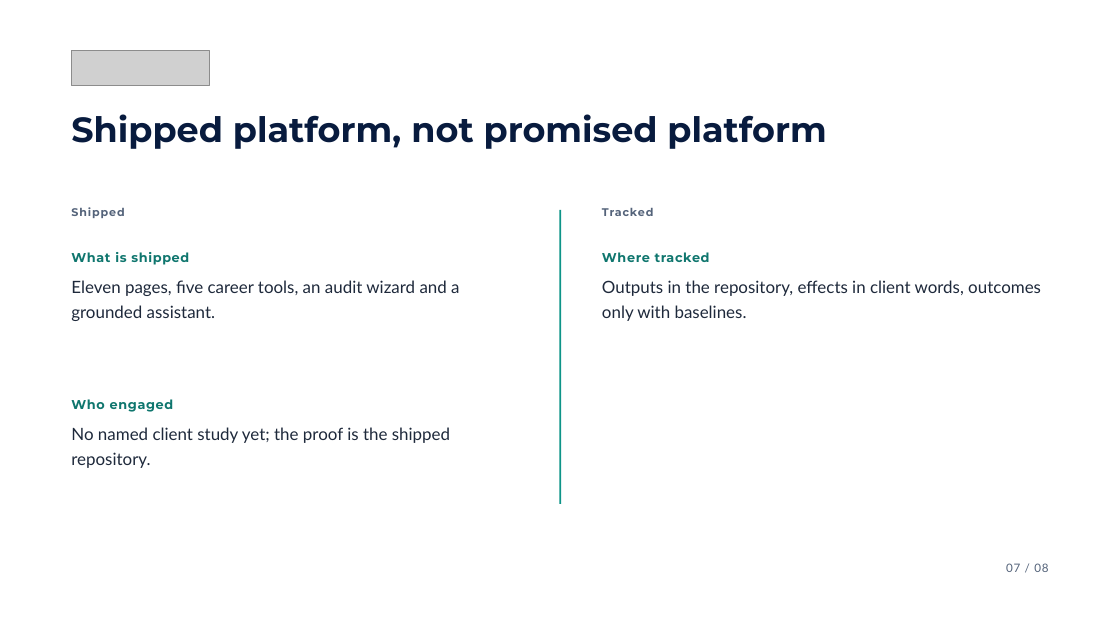
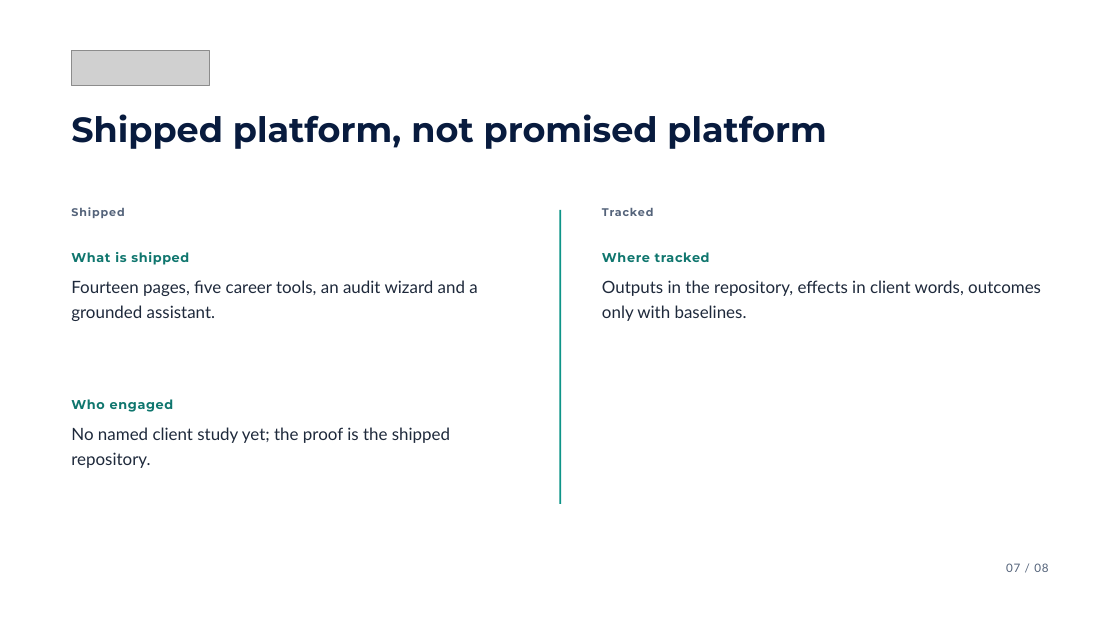
Before and after one commit to Diocese-trees/Emplowise-Website-Phase-I, a slide deck: slide 7 of public/downloads/Emplowise-Pitch-Deck-2026.pptx. Drawn at 1120x630 pixels with LibreOffice and Linux fonts; fonts in the diff are those of the drawing; grey boxes stand for pictures. Boxes give left, top, right and bottom in pixels: in the first picture for what was removed or moved away, otherwise in the second. Text is boxed around its words. In the diff, an @@ line names an element or a change of style, - is before the commit and + after.

Commit message:
stage-3.3: build the interactive pitch deck page and print stylesheet
Eight grounded slides with a sticky 01 / 08 counter, 44 px prev/next,
aria-pressed presentation mode, keyboard and reduced-motion support,
and a deferred 3 KB deck.js. Slides pin their own ground colours so
dark mode cannot invert them, and print yields A4 landscape with one
slide per page. Deck page count synced to the current fourteen-page
site, with the PPTX rebuilt.

```diff
--- a/public/downloads/Emplowise-Pitch-Deck-2026.pptx
+++ b/public/downloads/Emplowise-Pitch-Deck-2026.pptx
@@ text at box(71, 280, 477, 321): text changed @@
-Eleven pages, five career tools, an audit wizard and a grounded assistant.
+Fourteen pages, five career tools, an audit wizard and a grounded assistant.
```
Also in this commit, not shown: 6 other files.
